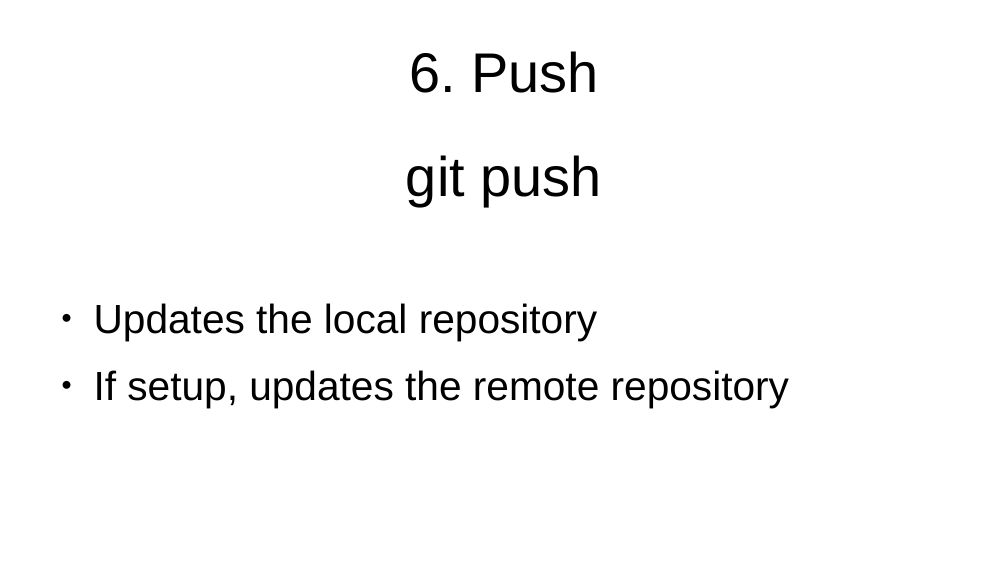
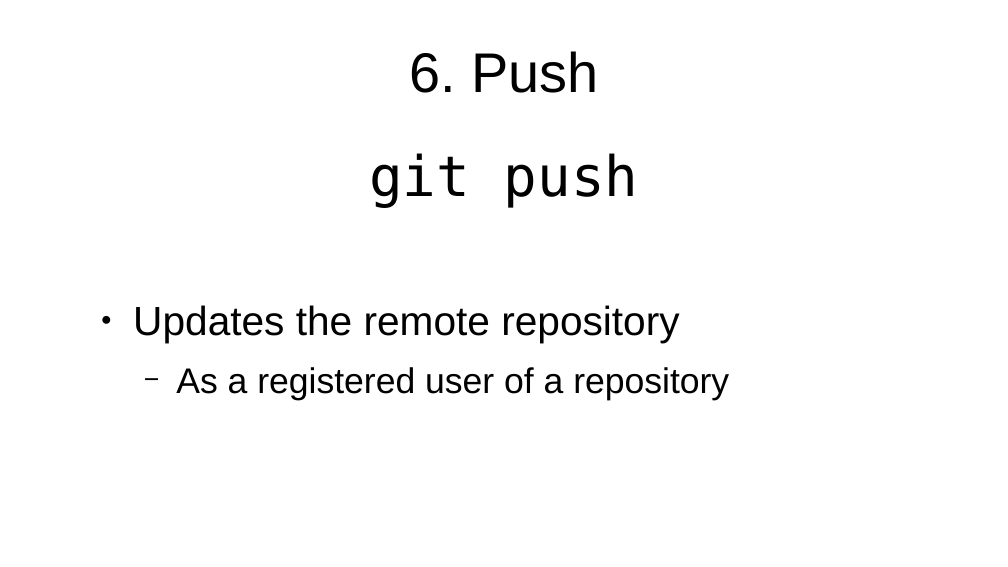
Before and after one commit to flintiii/TenStatementGit, a slide deck: slide 24 of vm_workshop_presentation.odp. Drawn at 1008x567 pixels with LibreOffice and Linux fonts; fonts in the diff are those of the drawing. Boxes give left, top, right and bottom in pixels: in the first picture for what was removed or moved away, otherwise in the second. Text is boxed around its words. In the diff, an @@ line names an element or a change of style, - is before the commit and + after.

```diff
--- a/vm_workshop_presentation.odp
+++ b/vm_workshop_presentation.odp
@@ title "git push" at (369, 153, 639, 208): font Arial to DejaVu Sans Mono @@
@@ text at (133, 305, 729, 400): text changed; size 32 to 28 pt @@
-● Updates the local repository
-● If setup, updates the remote repository
+● Updates the remote repository
+  − As a registered user of a repository
```
Also in this commit, not shown: 24 other slides changed, 2 slides added, 1 slide removed.
